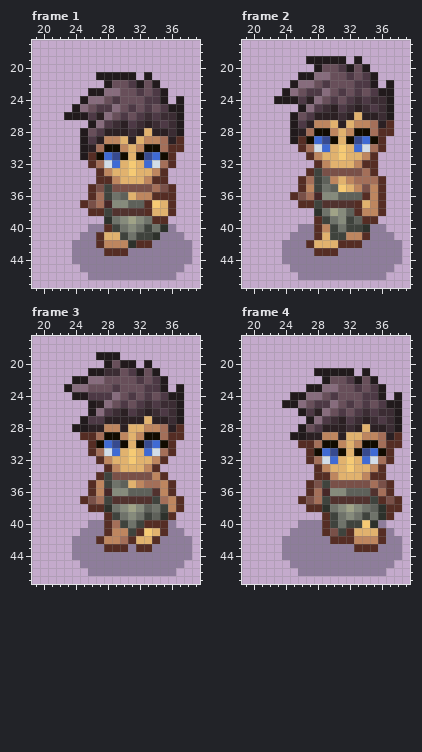
Pixel-art file: Assets/Imported/Swordsmen/asperite_no_sword/Swordsman_lvl1_Walk/Swordsman_lvl1_Walk_front.aseprite. Above: the version before the commit.
64x64 pixels, 6 frames. Colours within 5 levels of each other are drawn and written as one. Shown: frame 1: x 19..39, y 17..47; frame 2: x 19..39, y 17..47; frame 3: x 19..39, y 17..47; frame 4: x 19..39, y 17..47. The commit also changed other frames, which this record leaves out.
The same view after the edit:
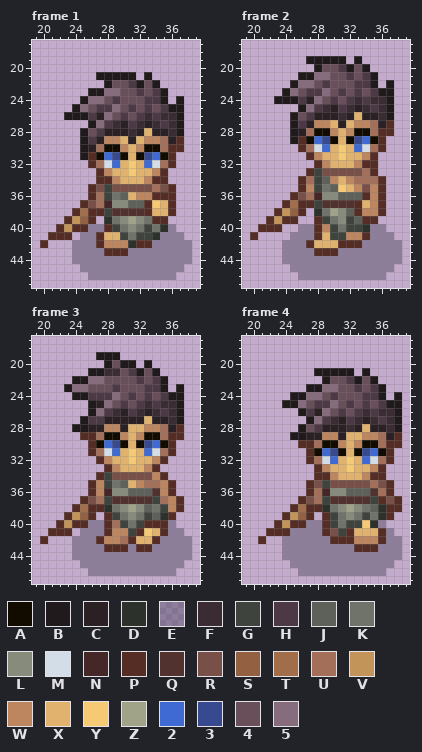
Palette (. is transparent): A #110b00  B #211a1c  C #2b2023  D #2d312b  E #28293f59  F #3b2c33  G #3f433d  H #4d3945  J #5e615a  K #6f736a  L #868b7c  M #d2dde8  N #462727  P #552d24  Q #51322e  R #795048  S #936141  T #a26e49  U #a46f59  V #c29459  W #be865f  X #e1b26e  Y #f6ca74  Z #a0a387  2 #3f6ad4  3 #374a8f  4 #684f5a  5 #876c7d
What changed:
layer "sword" now shown
Frame 1, layer "sword":
The author put colour P in row 38 at x 24; in row 39 at x 23 and 26; in row 40 at x 22 and 24 to 25; in row 41 at x 21 to 23; in row 42 at x 20.
The author put colour S in row 39 at x 25.
The author put colour T in row 38 at x 25.
The author put colour V in row 39 at x 24; in row 40 at x 23.
Frame 2, layer "sword":
The author put colour P in row 37 at x 24; in row 38 at x 23 and 26; in row 39 at x 22 and 24 to 25; in row 40 at x 21 to 23; in row 41 at x 20.
The author put colour S in row 38 at x 25.
The author put colour T in row 37 at x 25.
The author put colour V in row 38 at x 24; in row 39 at x 23.
Frame 3, layer "sword": the same change as frame 1
Frame 4, layer "sword":
The author put colour P in row 38 at x 25; in row 39 at x 24 and 27; in row 40 at x 23 and 25; in row 41 at x 22 to 24; in row 42 at x 21.
Colour E becomes colour P in row 40 at x 26.
The author put colour S in row 39 at x 26.
The author put colour T in row 38 at x 26.
The author put colour V in row 39 at x 25; in row 40 at x 24.
